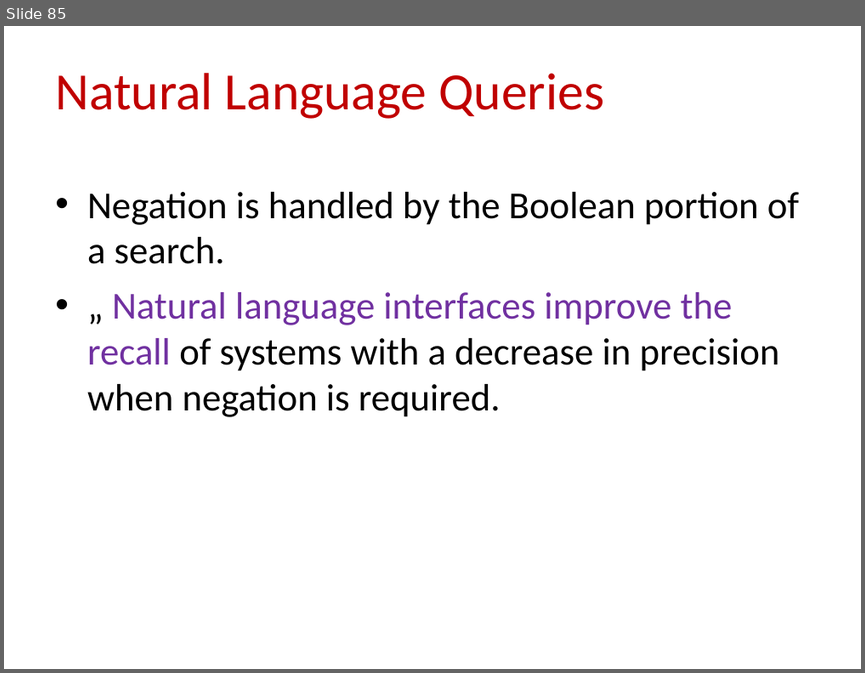
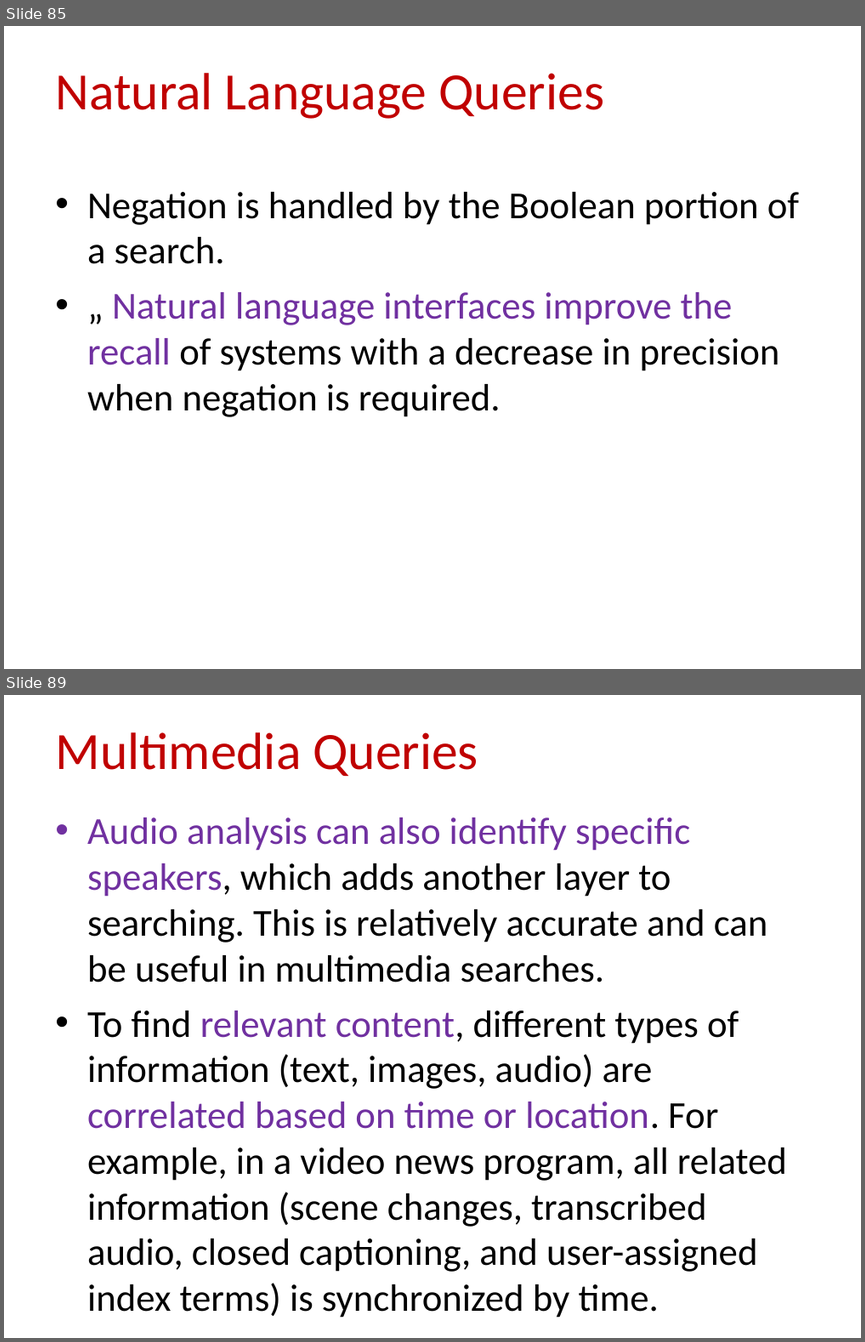
Before and after one commit to CSE-2026/4th-year-sem-1, a slide deck: IRS/UNIT I - IRS.ppt. Shown one above the other, each under a label of ours: slide 85 before the commit, slides 85 and 89 after it; the slides between them are not shown. The pictures are 865x673 and 865x1342 pixels, drawn with LibreOffice and Linux fonts; fonts in the diff are those of the drawing. Boxes give left, top, right and bottom in pixels: in the first picture for what was removed or moved away, otherwise in the second. Text is boxed around its words. In the diff, an @@ line names an element or a change of style, - is before the commit and + after.

```diff
--- a/IRS/UNIT I - IRS.ppt
+++ b/IRS/UNIT I - IRS.ppt
@@ slide 89 added at (4, 695, 861, 1338), background #FFFFFF @@
@@ title added at (55, 732, 479, 776), 44 pt, text #C00000 @@
+Multimedia Queries
@@ text added at (87, 817, 787, 1317), 32 pt, text #000000 @@
+• Audio analysis can also identify specific speakers, which adds another layer to searching. This is relatively accurate and can be useful in multimedia searches.
+• To find relevant content, different types of information (text, images, audio) are correlated based on time or location. For example, in a video news program, all related information (scene changes, transcribed audio, closed captioning, and user-assigned index terms) is synchronized by time.
```
Also in this commit, not shown: 30 other slides added, 3 other files.
